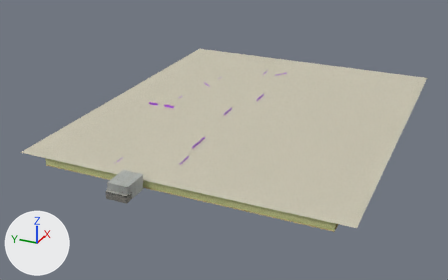
Before and after pictures for a commit that changed the Blender file Source/The Backrooms/Models/level0_kcl.blend.
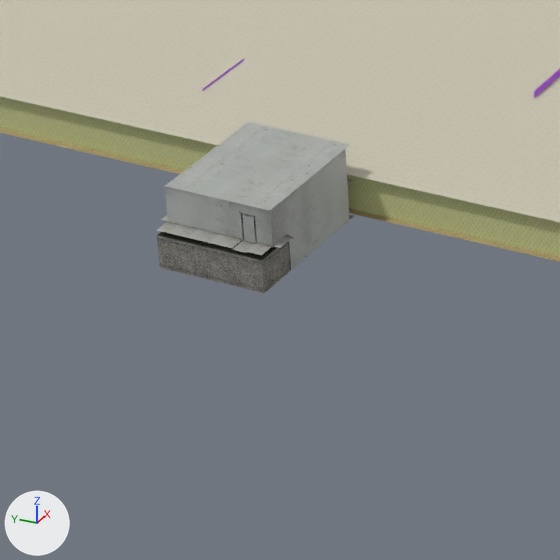
Each version is shown whole from a 50 mm lens placed at (-169.5, -19.7, 58.4), pointed at (-45.3, 36.2, -3.6), then close up on the part from 17% to 41% of the width and 52% to 91% of the height. Every picture has the same lights, and +X, +Y and +Z are marked at lower left.

The first close-up shows 'ceiling', 'floor', 'wall'.
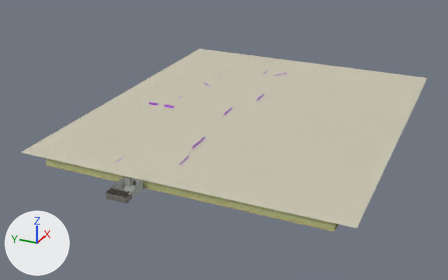
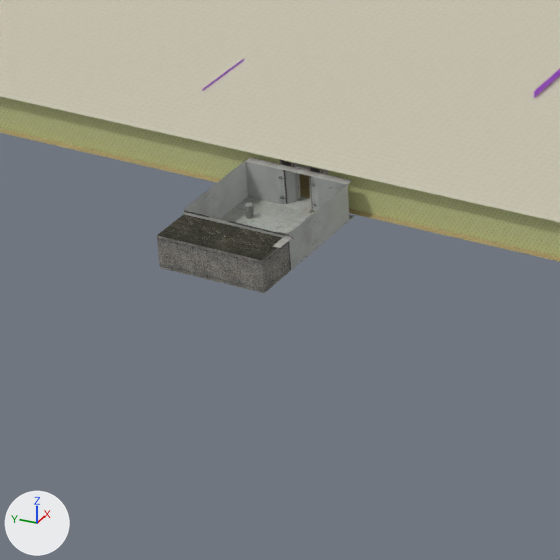
Location of each change, [x1, y1, x2, y2] in pixels of the close-ups (560 x 560 px):
```json
{"part": 1, "of": "me_worldspawn_22", "change": "deleted", "before": [165, 122, 350, 210]}
{"part": 2, "of": "me_worldspawn_22_001", "change": "deleted", "before": [157, 149, 348, 255]}
{"part": 3, "of": "me_worldspawn_22_001", "change": "cut back", "before": [271, 179, 352, 270]}
```

Edits to the scene script, one JSON object a line:
```json
{"block": "me_worldspawn_22", "where": "me_worldspawn_22.from_pydata(...)  # 4371 vertices, 1119 faces; spans x -82.8..8.2, y -63.5..7.5, z 0.5..2.2"}
{"block": "me_worldspawn_22", "where": "# used by ob_ceiling; location = (-3.52, 59.84, 1.2)"}
{"block": "me_worldspawn_22", "change": "me_worldspawn_22 part 1: the loose piece of 4 vertices spanning x -82.1..-76.5, y -22.5..-18.0, z 2.2 is deleted"}
{"op": "remove", "block": "me_worldspawn_22", "code": "me_worldspawn_22.materials.append(mat_metalhull010b)  # picture img_metalhull010b_png"}
{"block": "me_worldspawn_22_001", "where": "# used by ob_wall; location = (-3.52, 59.84, 1.2)"}
{"op": "remove", "block": "me_worldspawn_22_001", "code": "me_worldspawn_22_001.from_pydata(...)  # 11739 vertices, 12219 faces, 11 loose edges; spans x -82.8..5.9, y -59.8..1.2, z -1.1..2.2"}
{"op": "add", "block": "me_worldspawn_22_001", "code": "me_worldspawn_22_001.from_pydata(...)  # 4388 vertices, 1232 faces, 11 loose edges; spans x -82.8..5.9, y -59.8..1.2, z -1.1..0.8"}
{"block": "me_worldspawn_22_001", "change": "me_worldspawn_22_001 part 2: 483 loose pieces with 6733 vertices, spanning x -82.8..-11.4, y -54.6..-12.5, z -0.9..2.2, are deleted"}
{"block": "me_worldspawn_22_001", "change": "me_worldspawn_22_001 part 3: 1 vertex moved within x -80.8, y -22.2, z -0.4; 96 vertices removed from x -82.3..-76.8, y -22.5..-18.0, z -0.9..1.8"}
{"op": "remove", "block": "me_worldspawn_22_001", "code": "me_worldspawn_22_001.materials.append(mat_chair_office01a)  # picture img_chair_office01a_png"}
{"op": "remove", "block": "me_worldspawn_22_001", "code": "me_worldspawn_22_001.materials.append(mat_controlroom_filecabinets001)  # picture img_controlroom_filecabinets001_png"}
{"op": "remove", "block": "me_worldspawn_22_001", "code": "me_worldspawn_22_001.materials.append(mat_light_spotlight01a)  # picture img_light_spotlight01a_png"}
{"op": "remove", "block": "me_worldspawn_22_001", "code": "me_worldspawn_22_001.materials.append(mat_powerbox001)  # picture img_powerbox001_png"}
```
